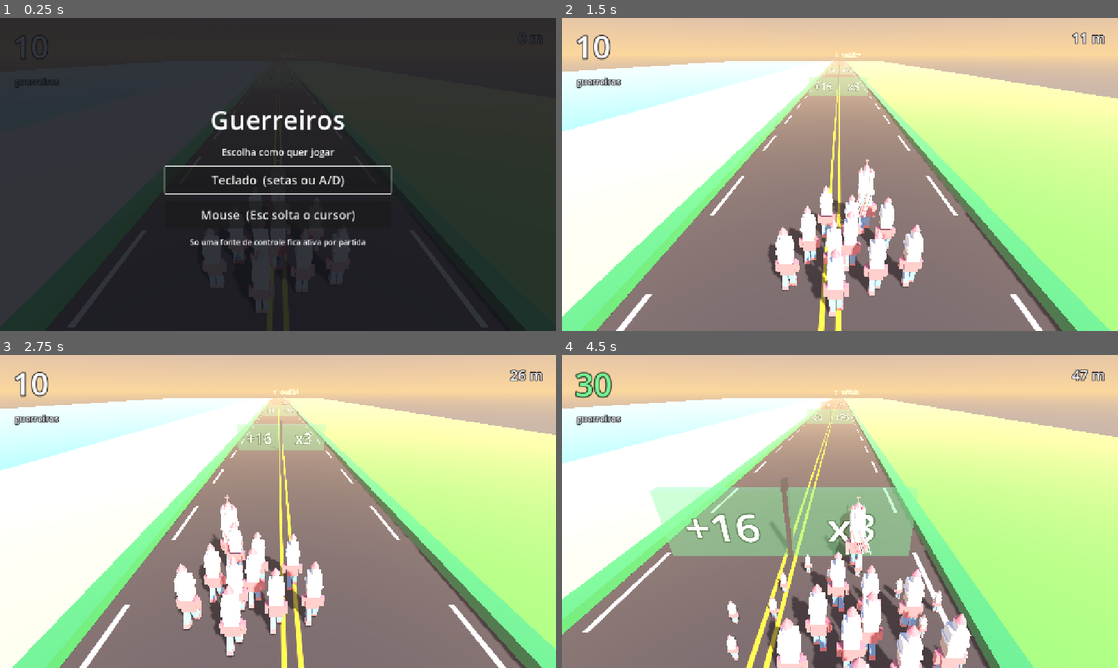
Above: before the commit, frames 1-4 (two rows, left to right).
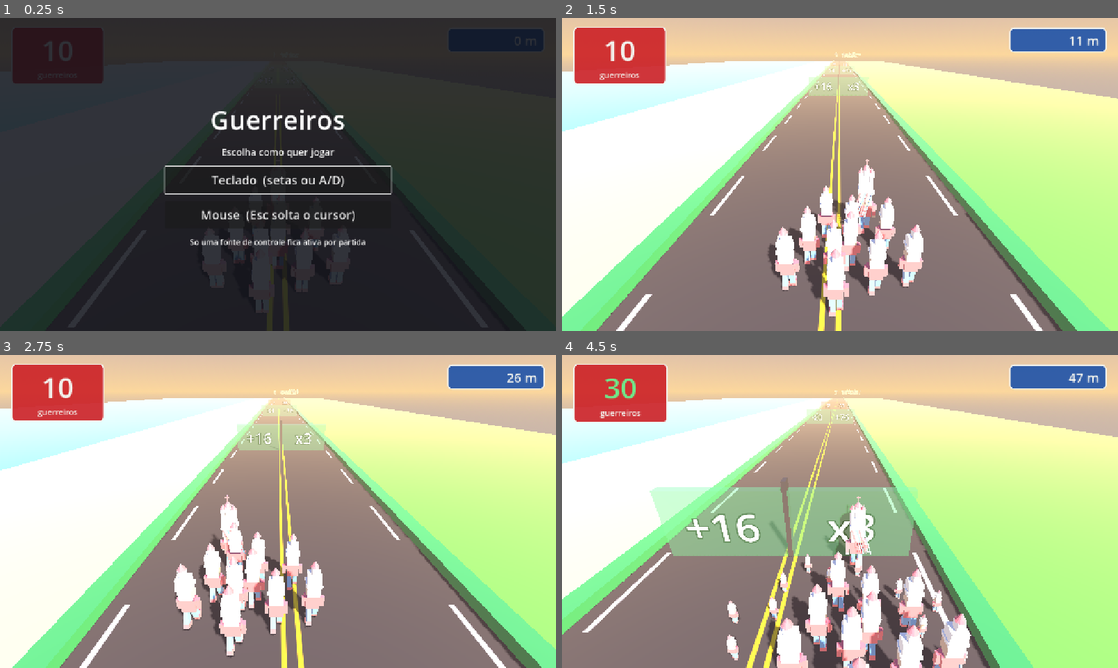
Above: after the commit, the same moments.

Repository: 3runorocha/COMP381-Projeto
Game: Godot game, scene res://scenes/Main.tscn
The game is run twice, just before and just after one commit, with the same random seed, the same clock (stepped at 60 frames per second) and the same inputs.
Inputs (mouse positions are in pixels of both pictures, inside the frame that each line leads up to):
- Up to frame 1 (0.25 s): no input
- Up to frame 2 (1.5 s): click "Teclado (setas ou A/D)" at 0.5 s; tap Enter (ui_accept) at 1.25 s; move the mouse to (962, 158) at 1.27 s; hold Right (mover_direita) from 1.28 s (still down); click (962, 158) at 1.42 s
- Up to frame 3 (2.75 s): tap Enter (ui_accept) at 1.52, 2.27 s; move the mouse to (166, 527) at 2.02 s; release Right (mover_direita) at 2.03 s; hold Left (mover_esquerda) from 2.03 s (still down)
- Up to frame 4 (4.5 s): move the mouse to (895, 442) at 2.77 s; release Left (mover_esquerda) at 2.78 s; hold Right (mover_direita) 2.78-4.28 s; move the mouse to (812, 574) at 3.52 s; click (812, 574) at 3.67 s; tap Enter (ui_accept) at 3.77 s; move the mouse to (1006, 558) at 4.27 s; hold Left (mover_esquerda) from 4.28 s (still down)

The runs differ from the first frame. In frame 1, 2.2% of the frame differs, in the area x 2-98%, y 3-23%; in frame 2, 4.4%; in frame 3, 4.4%; in frame 4, 4.5%, in the area x 2-98%, y 2-23%.

Commit message:
HUD em placas, nas cores do guerreiro
Duas placas nos cantos, nas tres cores da bandeira de Alagoas, as mesmas da
roupa do personagem: contagem em vermelho, distancia em azul, texto e borda
em branco.

Placa opaca em vez de texto com contorno porque o cenario mudou: a pista
virou asfalto escuro e o ceu e claro, entao texto solto some num dos dois
conforme o enquadramento.

O tranco de mudanca passa a crescer a placa inteira, nao so o numero: com
placa, animar so o texto o fazia vazar pela borda.

Verificado com 999999 guerreiros e 987656 metros: as placas nao se tocam,
nenhuma invade a faixa central onde os portoes aparecem, e nenhuma sai da
tela.

Co-Authored-By: Claude Opus 5 <noreply@anthropic.com>

Diff:
--- a/scenes/interface/HUD.tscn
+++ b/scenes/interface/HUD.tscn
@@ -1,43 +1,81 @@
-[gd_scene load_steps=2 format=3]
+[gd_scene load_steps=4 format=3]
 
 [ext_resource type="Script" path="res://scripts/interface/hud.gd" id="1_hud"]
+
+[sub_resource type="StyleBoxFlat" id="Placa_vermelha"]
+content_margin_left = 20.0
+content_margin_top = 10.0
+content_margin_right = 20.0
+content_margin_bottom = 10.0
+bg_color = Color(0.8, 0.14, 0.16, 0.92)
+border_width_left = 3
+border_width_top = 3
+border_width_right = 3
+border_width_bottom = 3
+border_color = Color(0.95, 0.95, 0.93, 1)
+corner_radius_top_left = 10
+corner_radius_top_right = 10
+corner_radius_bottom_right = 10
+corner_radius_bottom_left = 10
+
+[sub_resource type="StyleBoxFlat" id="Placa_azul"]
+content_margin_left = 18.0
+content_margin_top = 8.0
+content_margin_right = 18.0
+content_margin_bottom = 8.0
+bg_color = Color(0.13, 0.33, 0.66, 0.92)
+border_width_left = 3
+border_width_top = 3
+border_width_right = 3
+border_width_bottom = 3
+border_color = Color(0.95, 0.95, 0.93, 1)
+corner_radius_top_left = 10
+corner_radius_top_right = 10
+corner_radius_bottom_right = 10
+corner_radius_bottom_left = 10
 
 [node name="HUD" type="CanvasLayer"]
 script = ExtResource("1_hud")
 
-[node name="Contagem" type="Label" parent="."]
-offset_left = 30.0
-offset_top = 16.0
-offset_right = 330.0
-offset_bottom = 106.0
-theme_override_colors/font_outline_color = Color(0.05, 0.06, 0.09, 0.85)
-theme_override_constants/outline_size = 10
-theme_override_font_sizes/font_size = 72
+[node name="PlacaContagem" type="PanelContainer" parent="."]
+offset_left = 26.0
+offset_top = 20.0
+offset_right = 240.0
+offset_bottom = 136.0
+theme_override_styles/panel = SubResource("Placa_vermelha")
+
+[node name="Caixa" type="VBoxContainer" parent="PlacaContagem"]
+layout_mode = 2
+theme_override_constants/separation = 0
+
+[node name="Contagem" type="Label" parent="PlacaContagem/Caixa"]
+layout_mode = 2
+theme_override_colors/font_color = Color(0.95, 0.95, 0.93, 1)
+theme_override_font_sizes/font_size = 64
 text = "10"
-vertical_alignment = 1
+horizontal_alignment = 1
 
-[node name="Rotulo" type="Label" parent="."]
-offset_left = 34.0
-offset_top = 132.0
-offset_right = 334.0
-offset_bottom = 160.0
-theme_override_colors/font_outline_color = Color(0.05, 0.06, 0.09, 0.8)
-theme_override_constants/outline_size = 8
-theme_override_font_sizes/font_size = 20
+[node name="Rotulo" type="Label" parent="PlacaContagem/Caixa"]
+layout_mode = 2
+theme_override_colors/font_color = Color(0.95, 0.95, 0.93, 1)
+theme_override_font_sizes/font_size = 18
 text = "guerreiros"
-vertical_alignment = 1
+horizontal_alignment = 1
 
-[node name="Distancia" type="Label" parent="."]
+[node name="PlacaDistancia" type="PanelContainer" parent="."]
 anchor_left = 1.0
 anchor_right = 1.0
-offset_left = -310.0
+offset_left = -250.0
 offset_top = 22.0
-offset_right = -30.0
-offset_bottom = 70.0
+offset_right = -26.0
+offset_bottom = 78.0
 grow_horizontal = 0
-theme_override_colors/font_outline_color = Color(0.05, 0.06, 0.09, 0.85)
-theme_override_constants/outline_size = 9
-theme_override_font_sizes/font_size = 32
+theme_override_styles/panel = SubResource("Placa_azul")
+
+[node name="Distancia" type="Label" parent="PlacaDistancia"]
+layout_mode = 2
+theme_override_colors/font_color = Color(0.95, 0.95, 0.93, 1)
+theme_override_font_sizes/font_size = 30
 text = "0 m"
 horizontal_alignment = 2
 vertical_alignment = 1
--- a/scripts/interface/hud.gd
+++ b/scripts/interface/hud.gd
@@ -3,8 +3,12 @@
 ##
 ## Os dois ficam nos CANTOS, nunca no centro do topo. O centro e onde os
 ## portoes aparecem no ponto de fuga: HUD ali disputa espaco justamente com o
-## numero que o jogador precisa ler para decidir. Contorno escuro porque a
-## pista e clara e texto branco sem contorno some nela.
+## numero que o jogador precisa ler para decidir.
+##
+## As placas usam as tres cores da bandeira de Alagoas, as mesmas da roupa do
+## guerreiro: contagem em vermelho, distancia em azul, texto e borda em branco.
+## Placa opaca em vez de contorno porque a pista virou asfalto escuro e o ceu e
+## claro: texto solto some num dos dois conforme o enquadramento.
 
 const COR_SUBIU := Color(0.35, 0.95, 0.5)
 const COR_DESCEU := Color(1.0, 0.45, 0.4)
@@ -12,8 +16,9 @@
 
 @export var player_path: NodePath = ^"../Player"
 
-@onready var _rotulo: Label = $Contagem
-@onready var _distancia: Label = $Distancia
+@onready var _rotulo: Label = $PlacaContagem/Caixa/Contagem
+@onready var _distancia: Label = $PlacaDistancia/Distancia
+@onready var _placa: PanelContainer = $PlacaContagem
 
 var _player: Node3D = null
 
@@ -38,10 +43,10 @@
     # atrapalhou. Isso importa porque o jogador esta olhando a pista, nao o HUD.
     var cor := COR_SUBIU if novo > anterior else COR_DESCEU
     _rotulo.modulate = cor
-    _rotulo.scale = Vector2.ONE * 1.25
+    _placa.scale = Vector2.ONE * 1.12
 
     _tween = create_tween().set_parallel(true)
-    _tween.tween_property(_rotulo, "scale", Vector2.ONE, 0.25).set_trans(Tween.TRANS_BACK).set_ease(Tween.EASE_OUT)
+    _tween.tween_property(_placa, "scale", Vector2.ONE, 0.25).set_trans(Tween.TRANS_BACK).set_ease(Tween.EASE_OUT)
     _tween.tween_property(_rotulo, "modulate", COR_NEUTRA, 0.4)
 
 
@@ -57,7 +62,9 @@
 ## Com o pivo no centro da caixa, o numero crescia tambem para cima e para a
 ## esquerda, e saia pela borda da tela: medido, o topo chegava a y = -9.
 func _ajustar_pivo() -> void:
-    _rotulo.pivot_offset = Vector2.ZERO
+    # O tranco agora cresce a PLACA inteira, nao so o numero: com placa, animar
+    # so o texto fazia ele vazar pela borda.
+    _placa.pivot_offset = Vector2.ZERO
 
 
 ## 23626 vira 23.626. Cinco digitos crus sao dificeis de ler de relance, e de
Not shown, changed: CLAUDE.md
